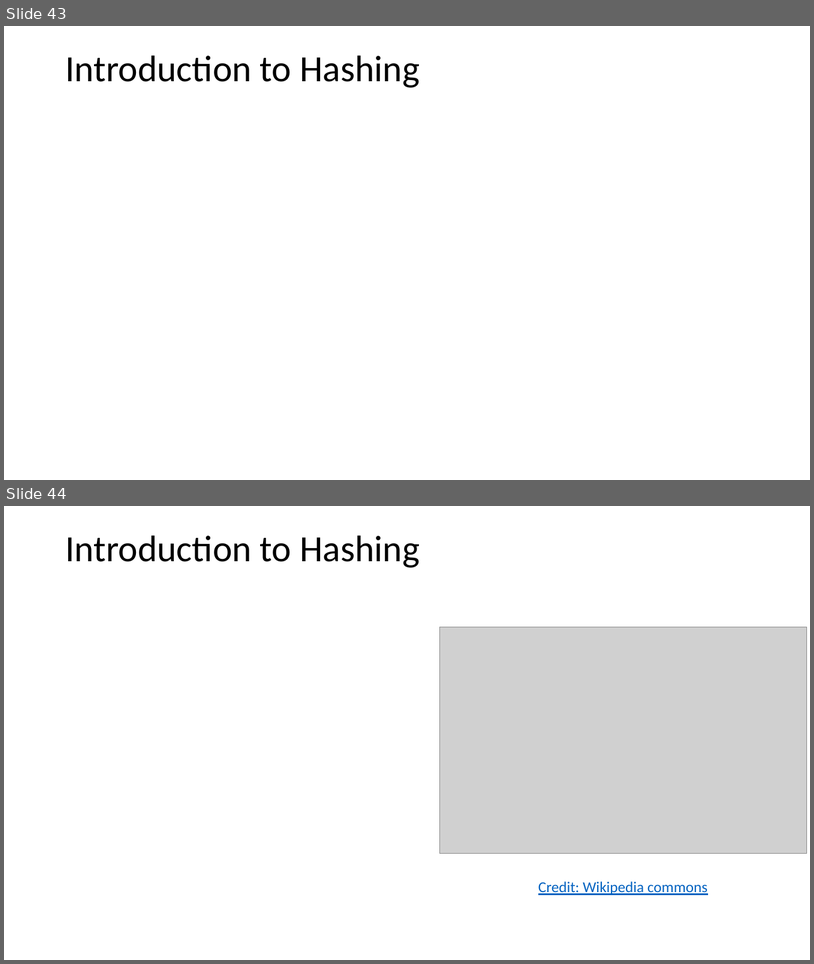
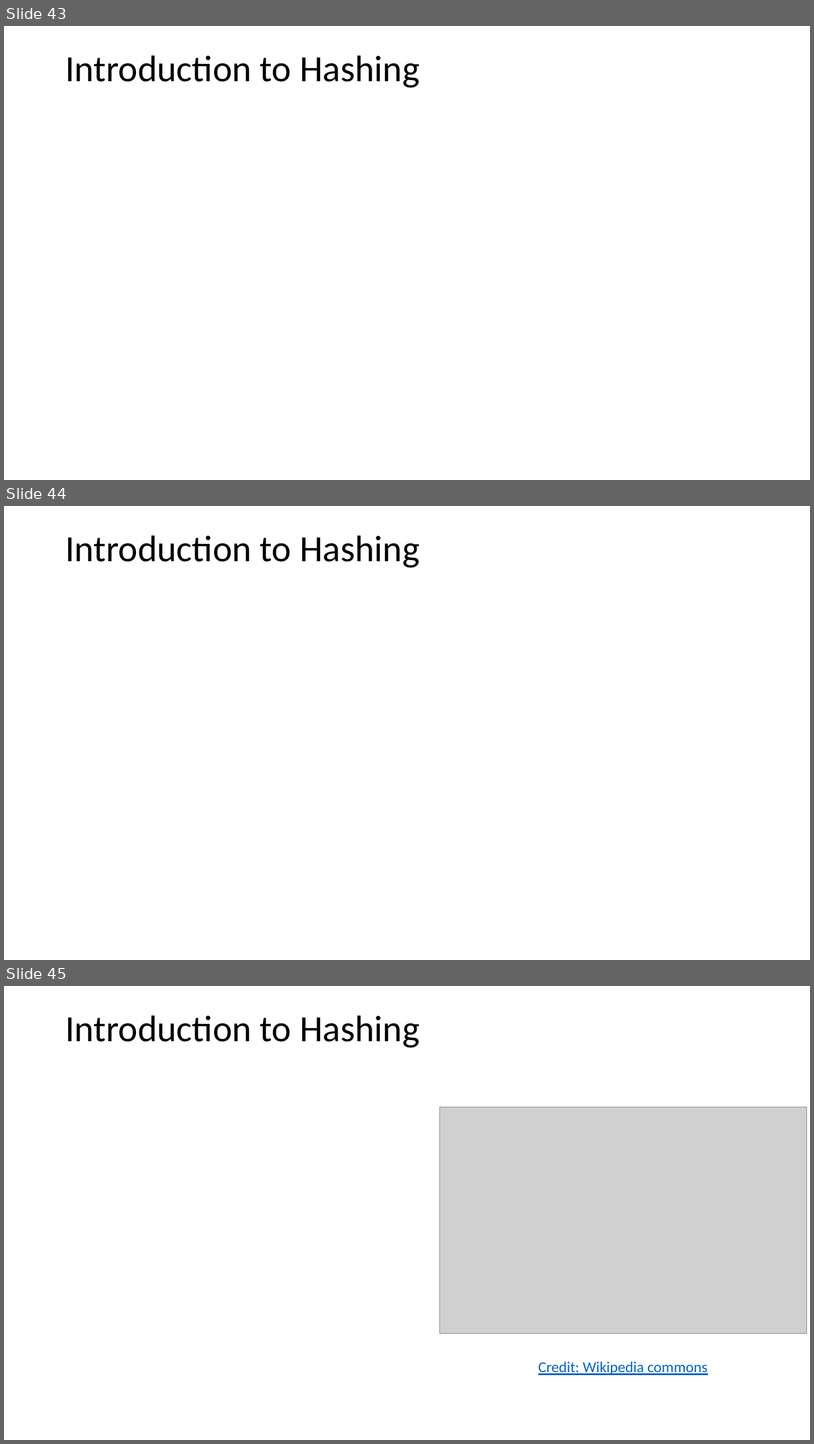
Before and after one commit to harelgabainew/school1, a slide deck: slides/1_Introduction.pptx. Shown one above the other, each under a label of ours: slides 43 and 44 before the commit, slides 43, 44 and 45 after it. The pictures are 814x964 and 814x1444 pixels, drawn with LibreOffice and Linux fonts; fonts in the diff are those of the drawing; grey boxes stand for pictures. Boxes give left, top, right and bottom in pixels: in the first picture for what was removed or moved away, otherwise in the second. Text is boxed around its words. In the diff, an @@ line names an element or a change of style, - is before the commit and + after.

Commit message:
Added slide on hashing vector valaued keys

```diff
--- a/slides/1_Introduction.pptx
+++ b/slides/1_Introduction.pptx
@@ slide 44 added at bbox=[4, 506, 810, 960], background #FFFFFF @@
@@ text added at bbox=[65, 535, 420, 568], 44 pt, text #000000 @@
+Introduction to Hashing
@@ what was slide 44 is now slide 45 @@
```
Also in this commit, not shown: 2 slides changed.
